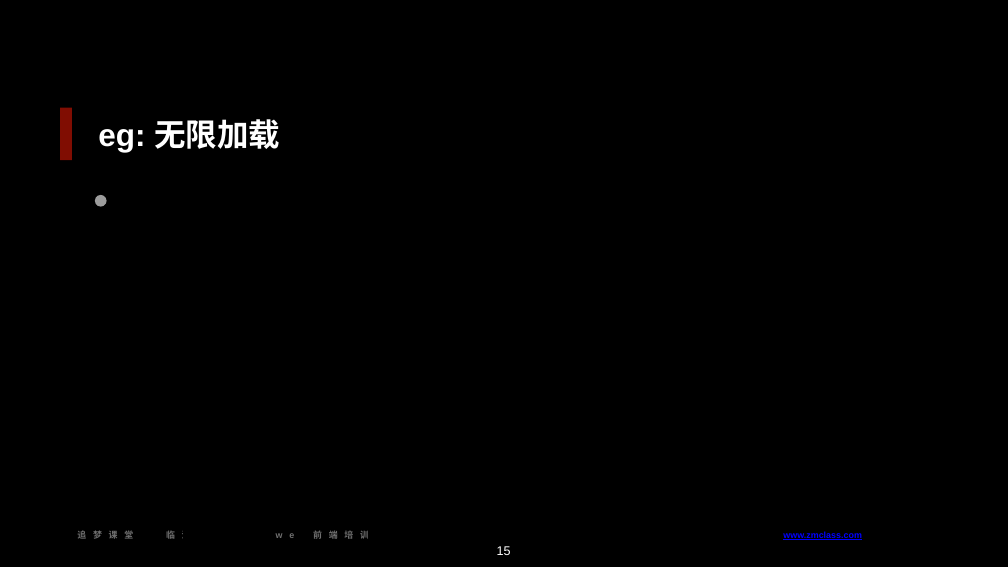
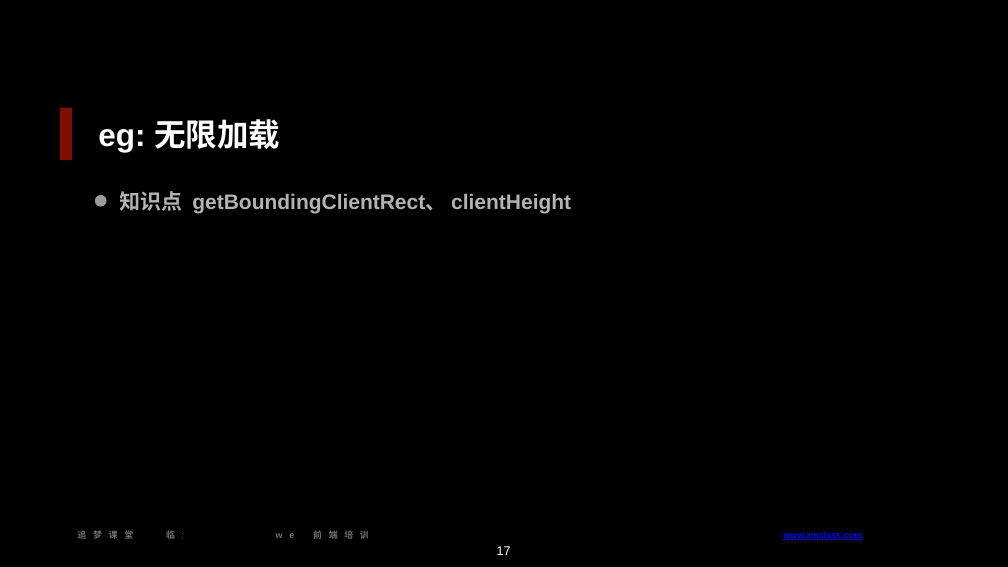
Before and after one commit to zmclass/web-study, a slide deck: slide 17 of 2019-12-26/ppt/事件类型.pptx (slide 15 before the commit). Drawn at 1008x567 pixels with LibreOffice and Linux fonts; fonts in the diff are those of the drawing; background and template pictures are left out. Boxes give left, top, right and bottom in pixels: in the first picture for what was removed or moved away, otherwise in the second. Text is boxed around its words. In the diff, an @@ line names an element or a change of style, - is before the commit and + after.

```diff
--- a/2019-12-26/ppt/事件类型.pptx
+++ b/2019-12-26/ppt/事件类型.pptx
@@ text added at (120, 191, 571, 213), 40 pt, text #FFFFFF at 69% opacity, bold @@
+知识点 getBoundingClientRect、 clientHeight
@@ page number at (497, 546, 511, 555): text changed @@
-15
+17
```
Also in this commit, not shown: 2 other slides changed, 1 slide added, 20 other files.
